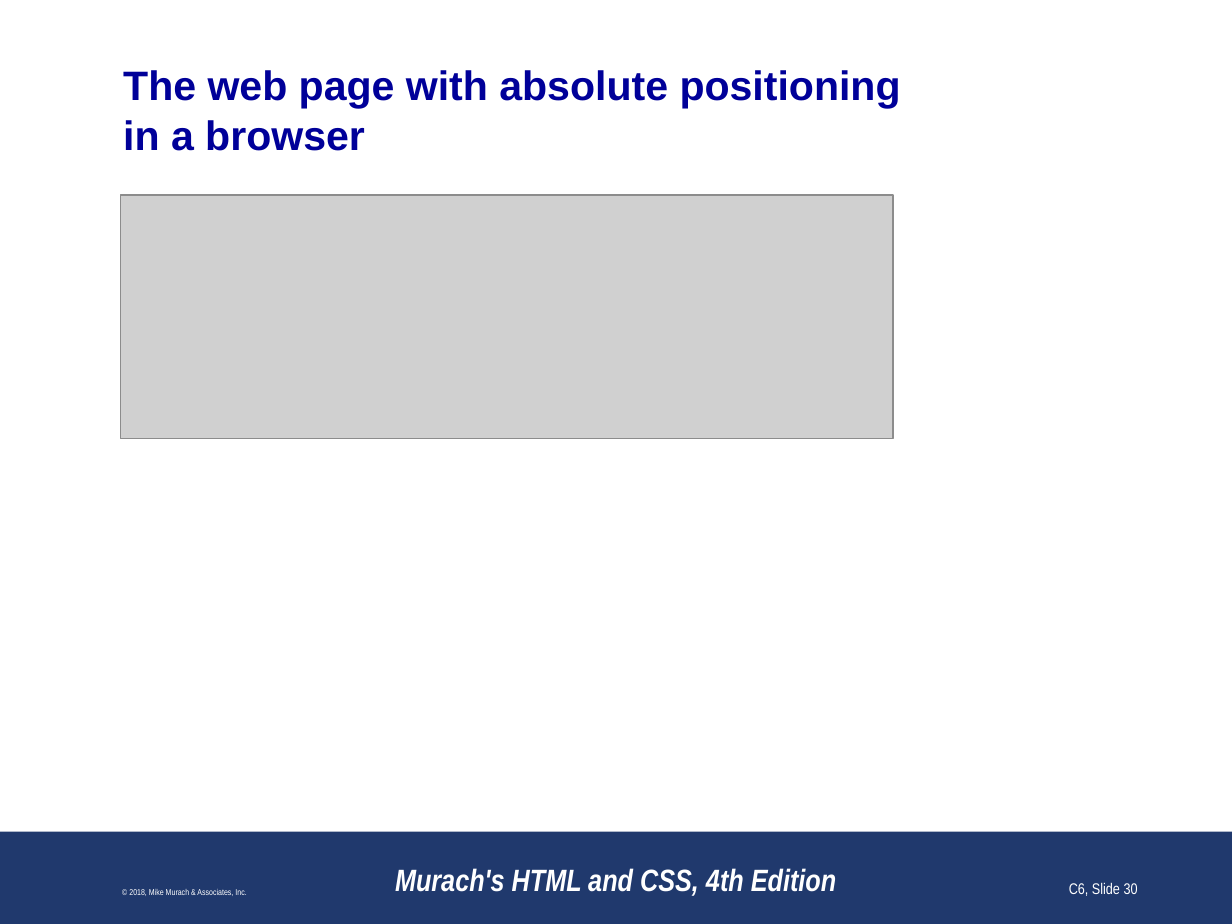
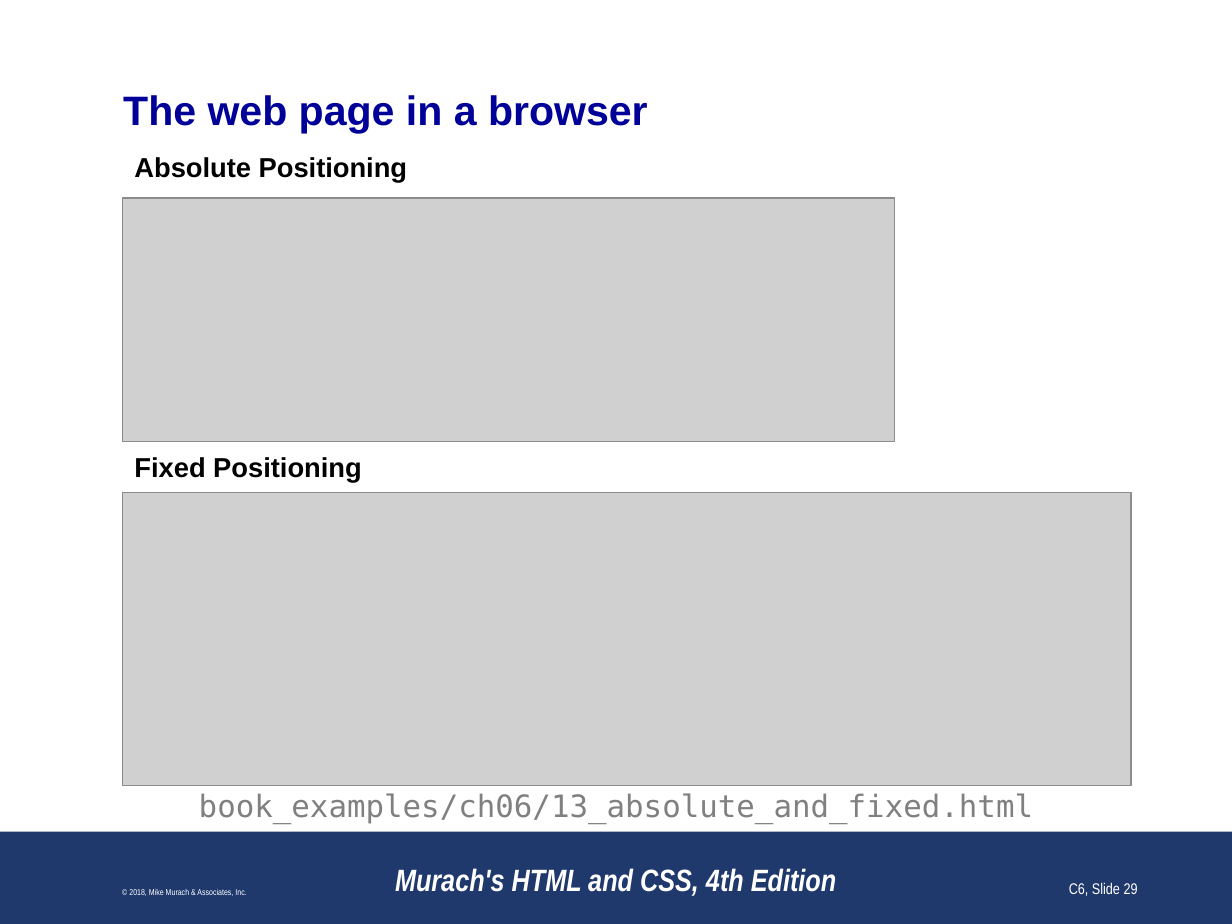
Before and after one commit to paulsmithkc/awd1000_base_lab_and_homework, a slide deck: slide 29 of murach_html_4e/slides/Chapter 6 slides (Revised).pptx (slide 30 before the commit). Drawn at 1232x924 pixels with LibreOffice and Linux fonts; fonts in the diff are those of the drawing; grey boxes stand for pictures; background and template pictures are left out. Boxes give left, top, right and bottom in pixels: in the first picture for what was removed or moved away, otherwise in the second. Text is boxed around its words. In the diff, an @@ line names an element or a change of style, - is before the commit and + after.

```diff
--- a/murach_html_4e/slides/Chapter 6 slides (Revised).pptx
+++ b/murach_html_4e/slides/Chapter 6 slides (Revised).pptx
@@ title at bbox=[123, 95, 648, 133]: text changed @@
-The web page with absolute positioning
-in a browser
+The web page in a browser
@@ text added at bbox=[134, 157, 407, 183], 16 pt, text #000000, bold @@
+Absolute Positioning
@@ text added at bbox=[134, 457, 362, 483], 16 pt, text #000000, bold @@
+Fixed Positioning
@@ picture added at bbox=[122, 493, 1131, 786] @@
@@ text added at bbox=[199, 793, 1033, 824], 18 pt, text #808080 @@
+book_examples/ch06/13_absolute_and_fixed.html
@@ page number at bbox=[1069, 883, 1138, 896]: text changed @@
-C6, Slide 30
+C6, Slide 29
```
Also in this commit, not shown: 26 other slides changed, 1 slide added, 3 slides removed.
